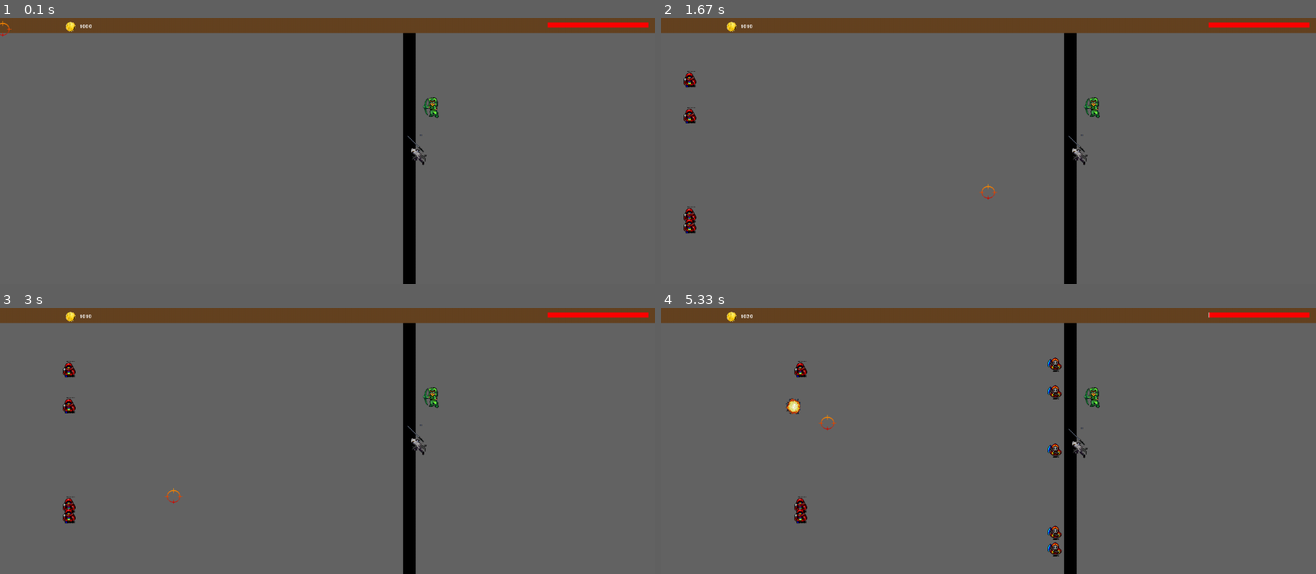
Above: before the commit, frames 1-4 (two rows, left to right).
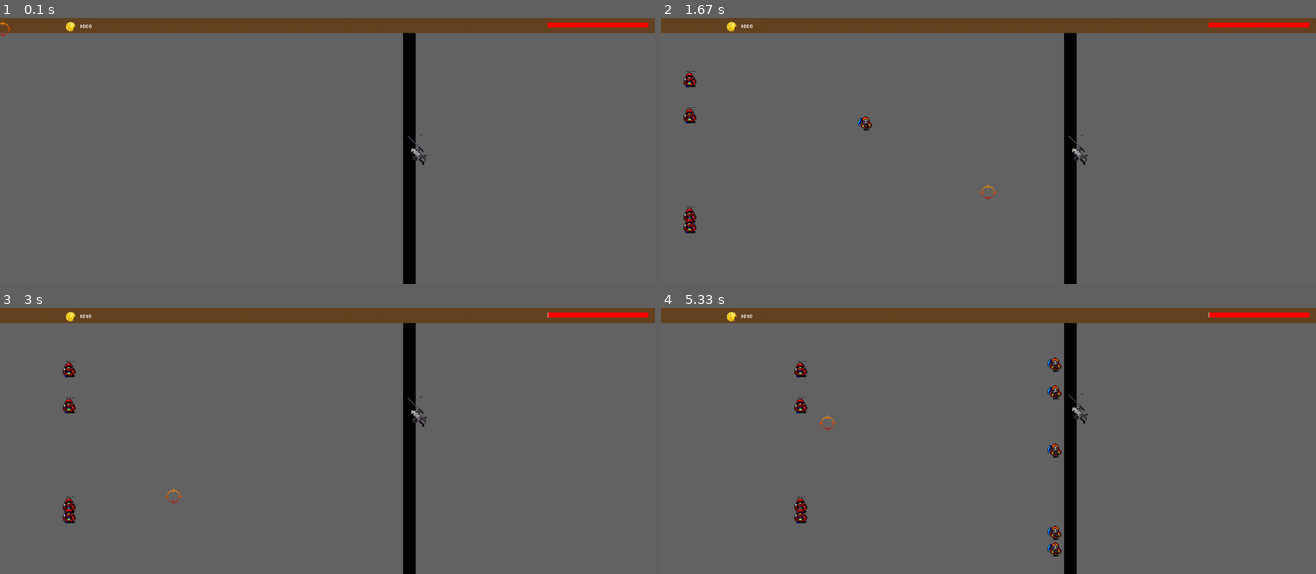
Above: after the commit, the same moments.

Repository: VictorCazin/victor-shooter
Game: pygame game, started from main.py
Same seed, same stepped clock (60 frames per second), same inputs: the game is played once before the commit and once after it. The source is Python 2; it was converted automatically to run under Python 3.
Inputs (mouse positions are in pixels of both pictures, inside the frame that each line leads up to):
- Up to frame 1 (0.1 s): no input
- Up to frame 2 (1.67 s): click (988, 151) at 0.38 s; click (785, 212) at 0.72 s; click (1001, 60) at 1.05 s; click (988, 182) at 1.38 s
- Up to frame 3 (3 s): click (222, 353) at 1.72 s; click (530, 435) at 2.05 s; click (556, 491) at 2.38 s; click (170, 486) at 2.72 s
- Up to frame 4 (5.33 s): click (890, 518) at 3.05 s; click (1126, 406) at 3.38 s; click (1217, 438) at 3.72 s; click (1106, 531) at 4.05 s; click (857, 483) at 4.38 s; click (772, 385) at 4.75 s; click (824, 414) at 5.22 s

The runs differ from the first frame. In frame 1, 0.1% of the frame differs, in the area x 64-67%, y 29-38%; in frame 2, 0.2%; in frame 3, 0.3%; in frame 4, 0.5%, in the area x 13-67%, y 2-57%.

Commit message:
Simplification : gunman et swordman ont un code tres semblable

Diff:
--- a/allies.py
+++ b/allies.py
@@ -54,7 +54,15 @@
         self.time_before_next_hit =  1
 
     def update(self):
-        self.attaque = 0
+        if self.has_target:
+            if self.attaque:
+                self.attaque = 0
+            else:
+                self._aim()
+        else:
+            self.find_new_target()
+
+    def _aim(self):
         if not self.can_attack:
             if self.time_before_next_hit > 1:
                 self.time_before_next_hit -= 1
@@ -127,7 +135,6 @@
             self.find_new_target()
 
 
-
     def _aim(self):
         """
             called when the gunman has a target and gets ready to shoot
@@ -138,7 +145,6 @@
             self.attaque = 1
 
 
-
     def find_new_target(self):
         self.has_target = 0
         for unit in self.units:
--- a/main.py
+++ b/main.py
@@ -84,8 +84,8 @@
         self.swordman = Swordman(self.units)
         self.allies.add(self.swordman)
 
-        self.gunman = Gunman(self.units)
-        self.allies.add(self.gunman)
+        #self.gunman = Gunman(self.units)
+        #self.allies.add(self.gunman)
 
         #********************
         # Barre de vie
@@ -178,8 +178,7 @@
                 elif ally.attaque:
                     self.unit_attacked(ally.target, ally.damage)
                     #ally.attaque = 0
-                    if ally.target.dead:
-                                ally.find_new_target()
+
 
             #*****************************
             # Prepare la frame suivante
